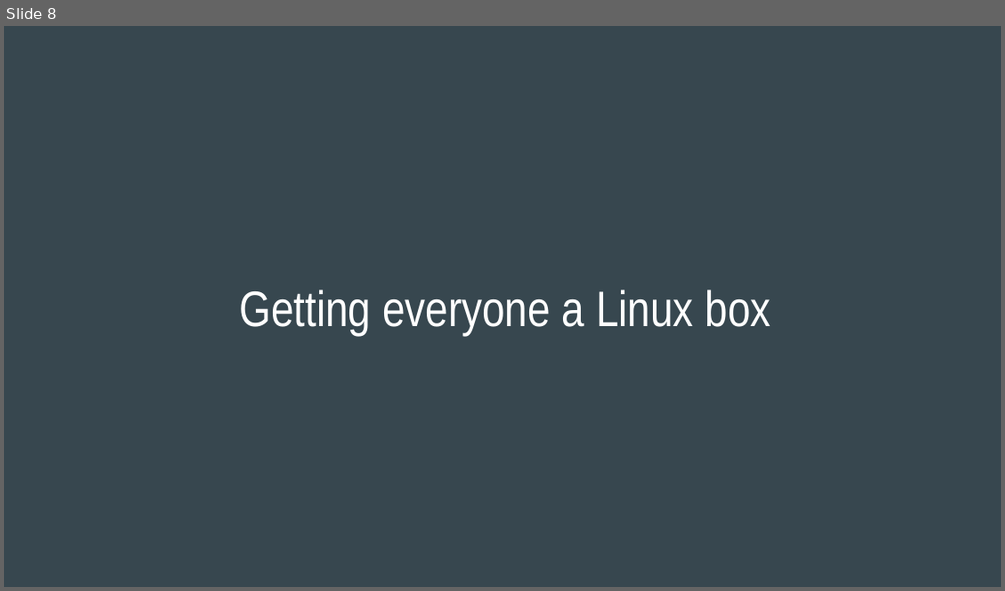
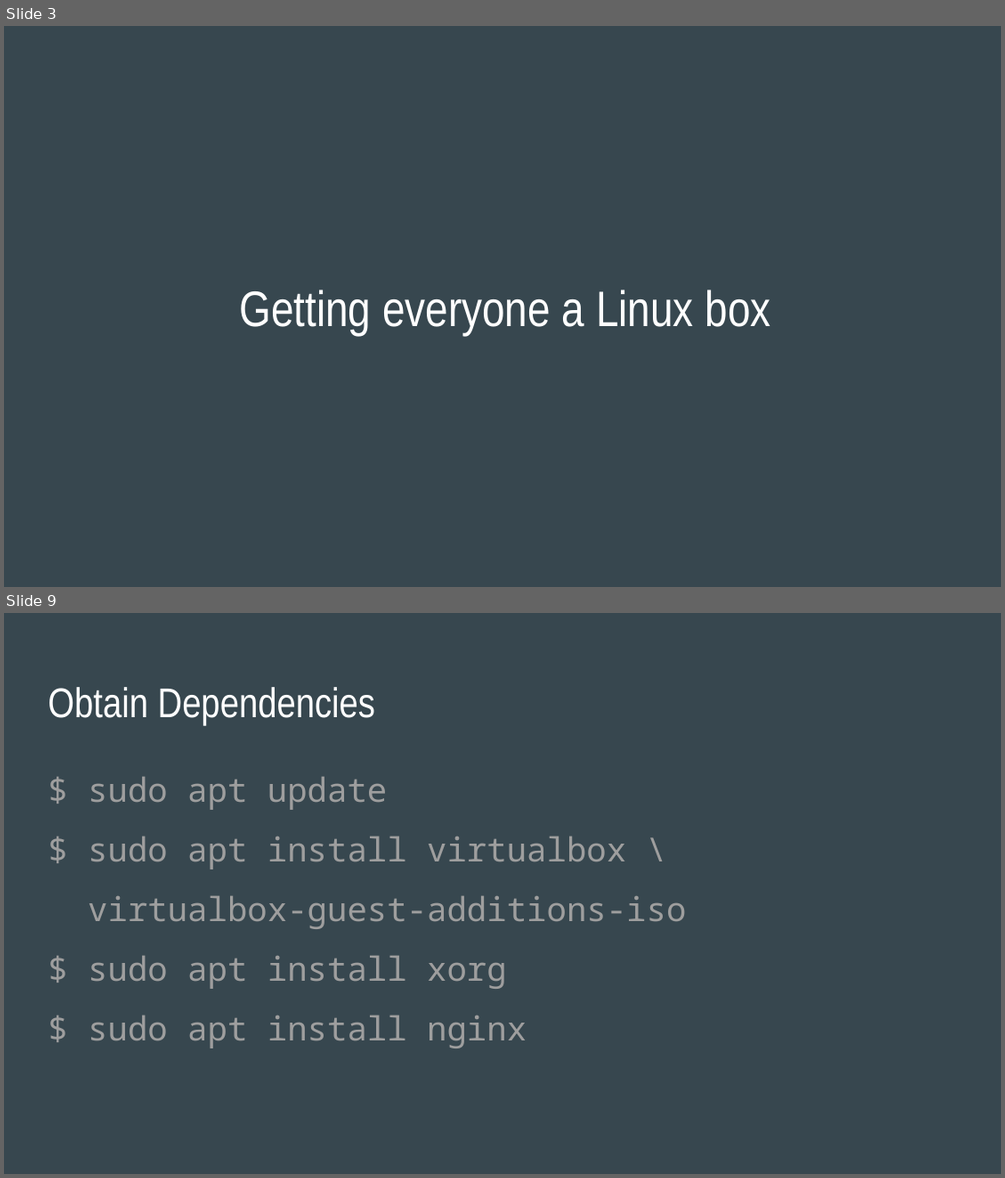
Before and after one commit to phat-sumo/everyone-can-be-root, a slide deck: everyone-can-be-root.pptx. Shown one above the other, each under a label of ours: slide 8 before the commit, slides 3 and 9 after it; the slides between them are not shown. The pictures are 1005x591 and 1005x1178 pixels, drawn with LibreOffice and Linux fonts; fonts in the diff are those of the drawing. Boxes give left, top, right and bottom in pixels: in the first picture for what was removed or moved away, otherwise in the second. Text is boxed around its words. In the diff, an @@ line names an element or a change of style, - is before the commit and + after.

```diff
--- a/everyone-can-be-root.pptx
+++ b/everyone-can-be-root.pptx
@@ slide 9 added at [4,613,1001,1174], background #37474F @@
@@ title added at [48,687,375,725], 30 pt, text #FFFFFF @@
+Obtain Dependencies
@@ text added at [88,777,686,1048], 24 pt, text #9E9E9E @@
+$ sudo apt update
+$ sudo apt install virtualbox \
+virtualbox-guest-additions-iso
+$ sudo apt install xorg
+$ sudo apt install nginx
@@ what was slide 8 is now slide 3 @@
```
Also in this commit, not shown: 1 slide changed, 5 other slides added, 3 other files.
